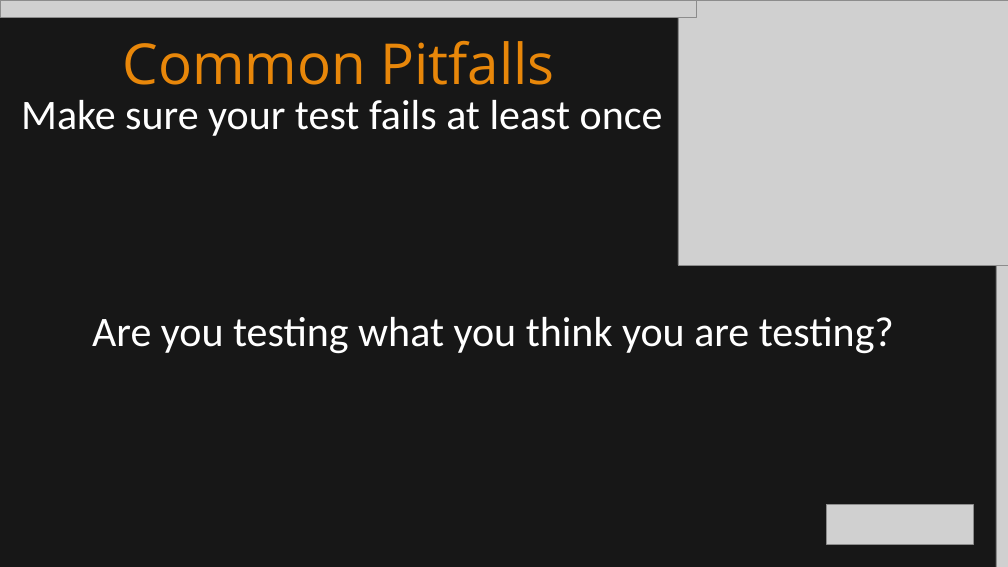
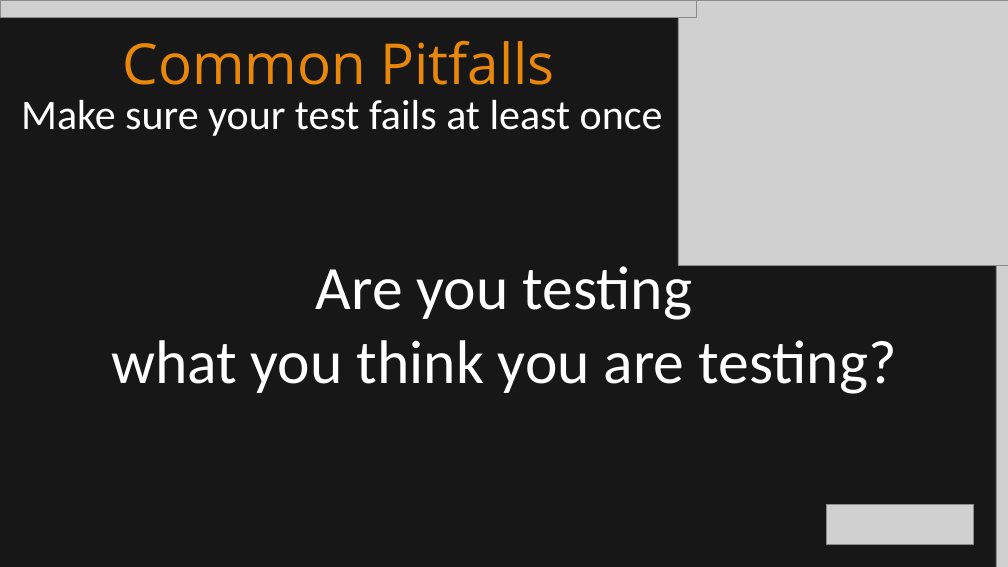
Before and after one commit to itenium-be/UnitTesting, a slide deck: slide 22 of UnitTesting-New.pptx (slide 19 before the commit). Drawn at 1008x567 pixels with LibreOffice and Linux fonts; fonts in the diff are those of the drawing; grey boxes stand for pictures. Boxes give left, top, right and bottom in pixels: in the first picture for what was removed or moved away, otherwise in the second. Text is boxed around its words. In the diff, an @@ line names an element or a change of style, - is before the commit and + after.

```diff
--- a/UnitTesting-New.pptx
+++ b/UnitTesting-New.pptx
@@ text "Are you testing what you ...": place and size @@
-text "Are you testing what you ..." at [92, 317, 894, 354]
+text "Are you testing what you ..." at [111, 258, 896, 394]
@@ text "Are you testing what you ..." at [111, 258, 896, 394]: size 60 to 88 pt @@
```
Also in this commit, not shown: 8 other slides changed, 6 slides added.
